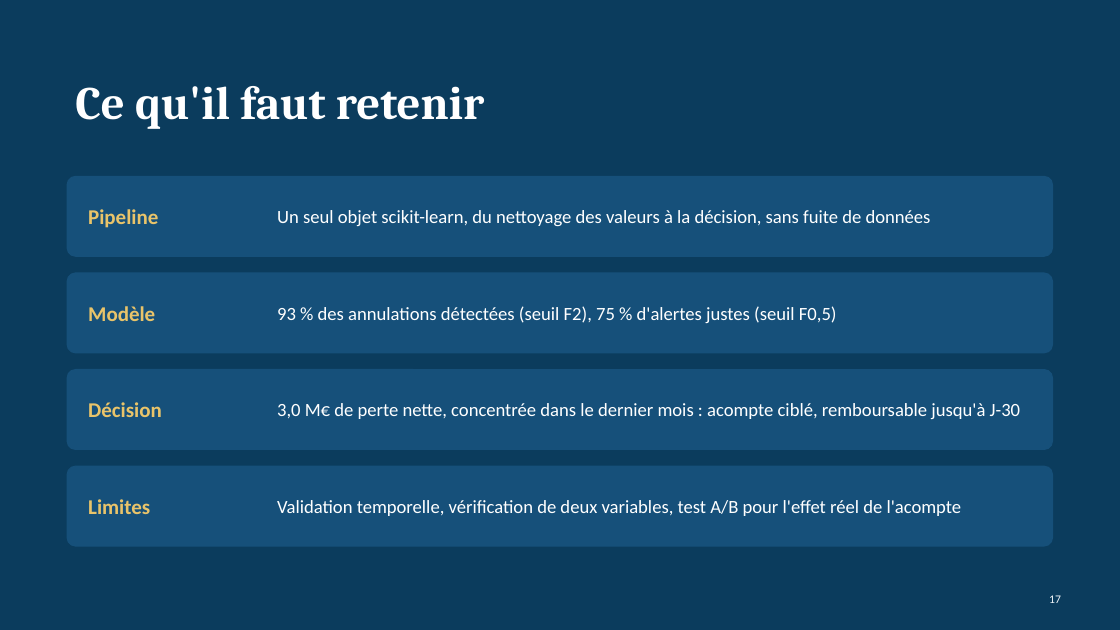
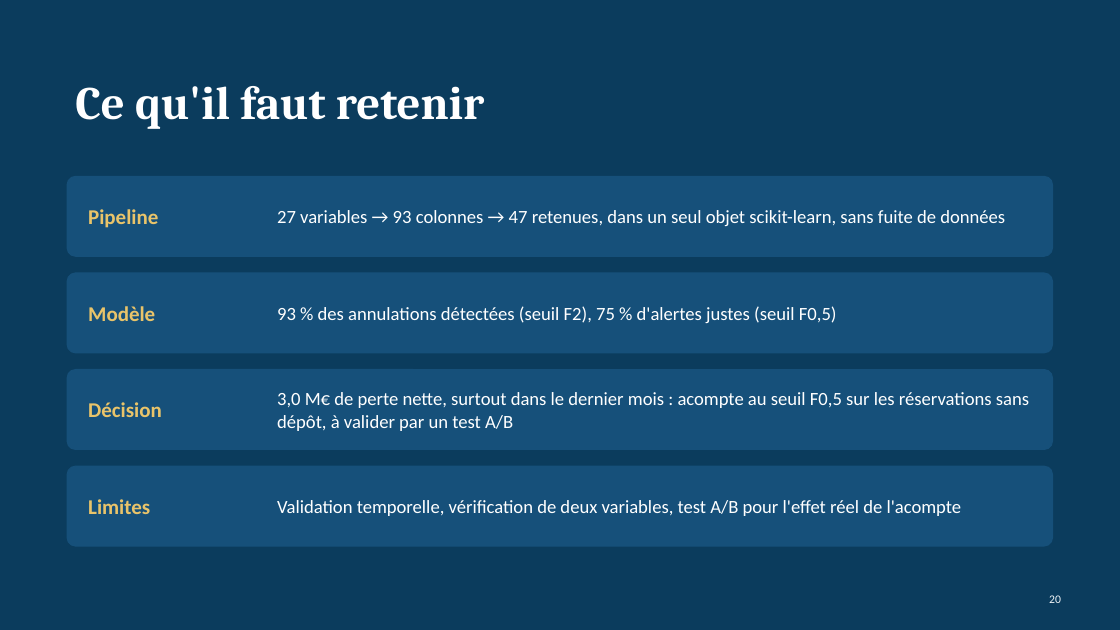
Before and after one commit to lezoul/hotel-cancellation-pipeline, a slide deck: slide 20 of reports/presentation_annulations.pptx (slide 17 before the commit). Drawn at 1120x630 pixels with LibreOffice and Linux fonts; fonts in the diff are those of the drawing. Boxes give left, top, right and bottom in pixels: in the first picture for what was removed or moved away, otherwise in the second. Text is boxed around its words. In the diff, an @@ line names an element or a change of style, - is before the commit and + after.

```diff
--- a/reports/presentation_annulations.pptx
+++ b/reports/presentation_annulations.pptx
@@ text at (277,210,1005,226): text changed @@
-Un seul objet scikit-learn, du nettoyage des valeurs à la décision, sans fuite de données
+27 variables → 93 colonnes → 47 retenues, dans un seul objet scikit-learn, sans fuite de données
@@ text at (277,392,1029,431): text changed @@
-3,0 M€ de perte nette, concentrée dans le dernier mois : acompte ciblé, remboursable jusqu'à J-30
+3,0 M€ de perte nette, surtout dans le dernier mois : acompte au seuil F0,5 sur les réservations sans dépôt, à valider par un test A/B
@@ page number at (1049,595,1061,603): text changed @@
-17
+20
```
Also in this commit, not shown: 6 other slides changed, 9 slides added, 6 slides removed, 1 other file.
